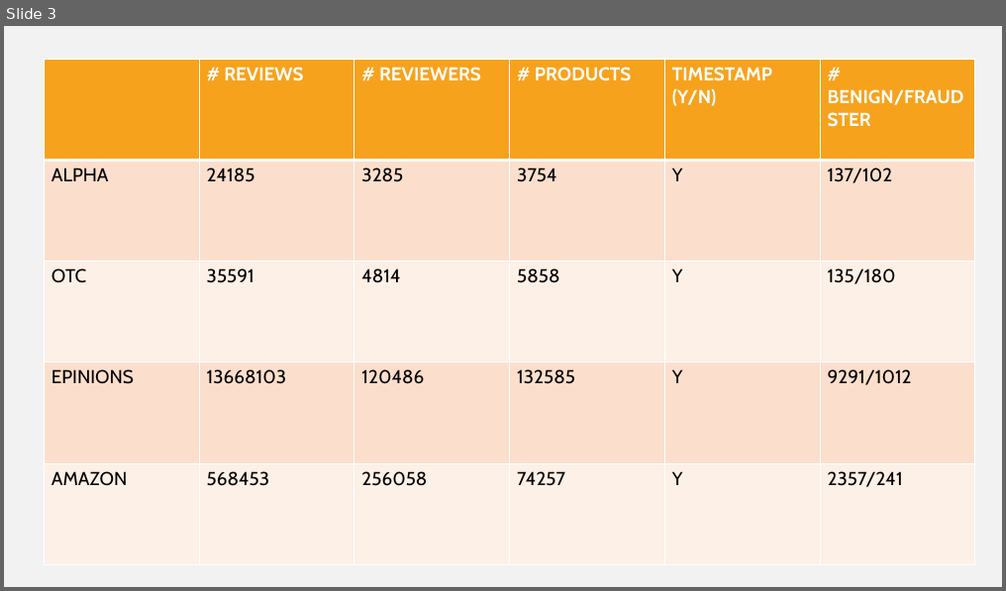
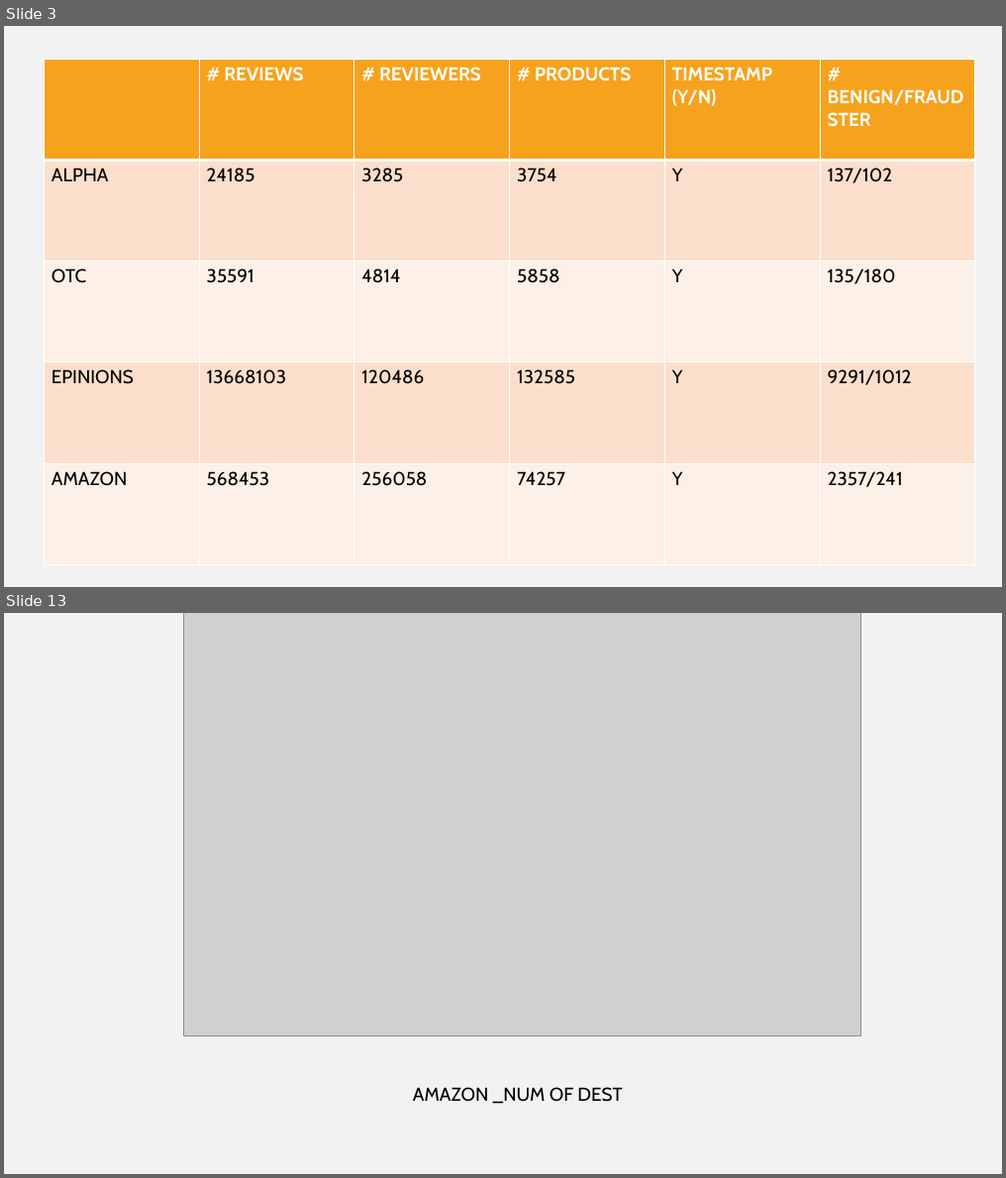
Before and after one commit to hellokayas/Sockfarm-Project, a slide deck: Data/Presentation.pptx. Shown one above the other, each under a label of ours: slide 3 before the commit, slides 3 and 13 after it; the slides between them are not shown. The pictures are 1006x591 and 1006x1178 pixels, drawn with LibreOffice and Linux fonts; fonts in the diff are those of the drawing; grey boxes stand for pictures. Boxes give left, top, right and bottom in pixels: in the first picture for what was removed or moved away, otherwise in the second. Text is boxed around its words. In the diff, an @@ line names an element or a change of style, - is before the commit and + after.

```diff
--- a/Data/Presentation.pptx
+++ b/Data/Presentation.pptx
@@ slide 13 added at <box>4,613,1002,1174</box>, background #F2F2F2 @@
@@ picture added at <box>183,613,860,1037</box> @@
@@ text added at <box>413,1087,622,1104</box>, 18 pt, text #000000 @@
+AMAZON _NUM OF DEST
```
Also in this commit, not shown: 15 other slides added.
